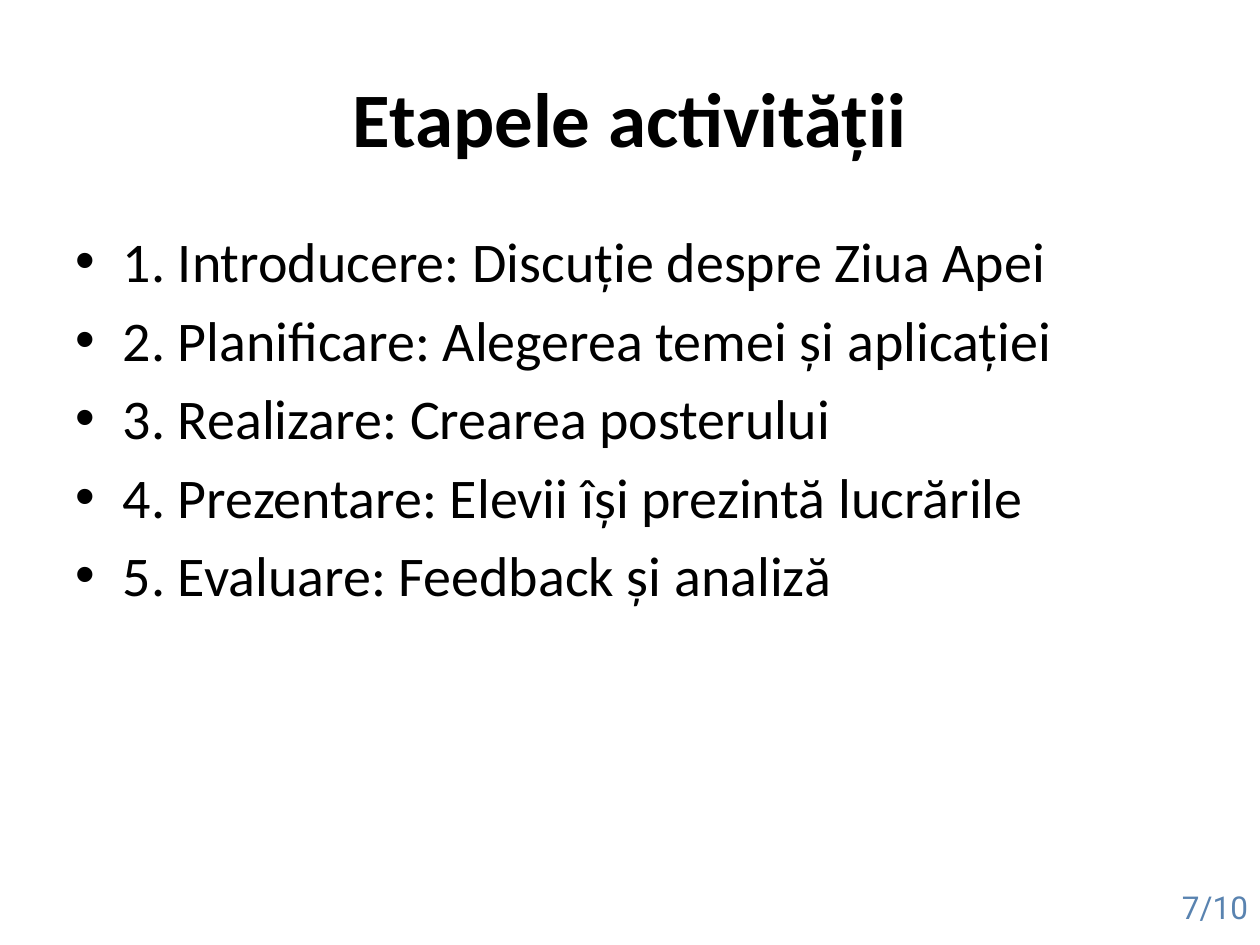
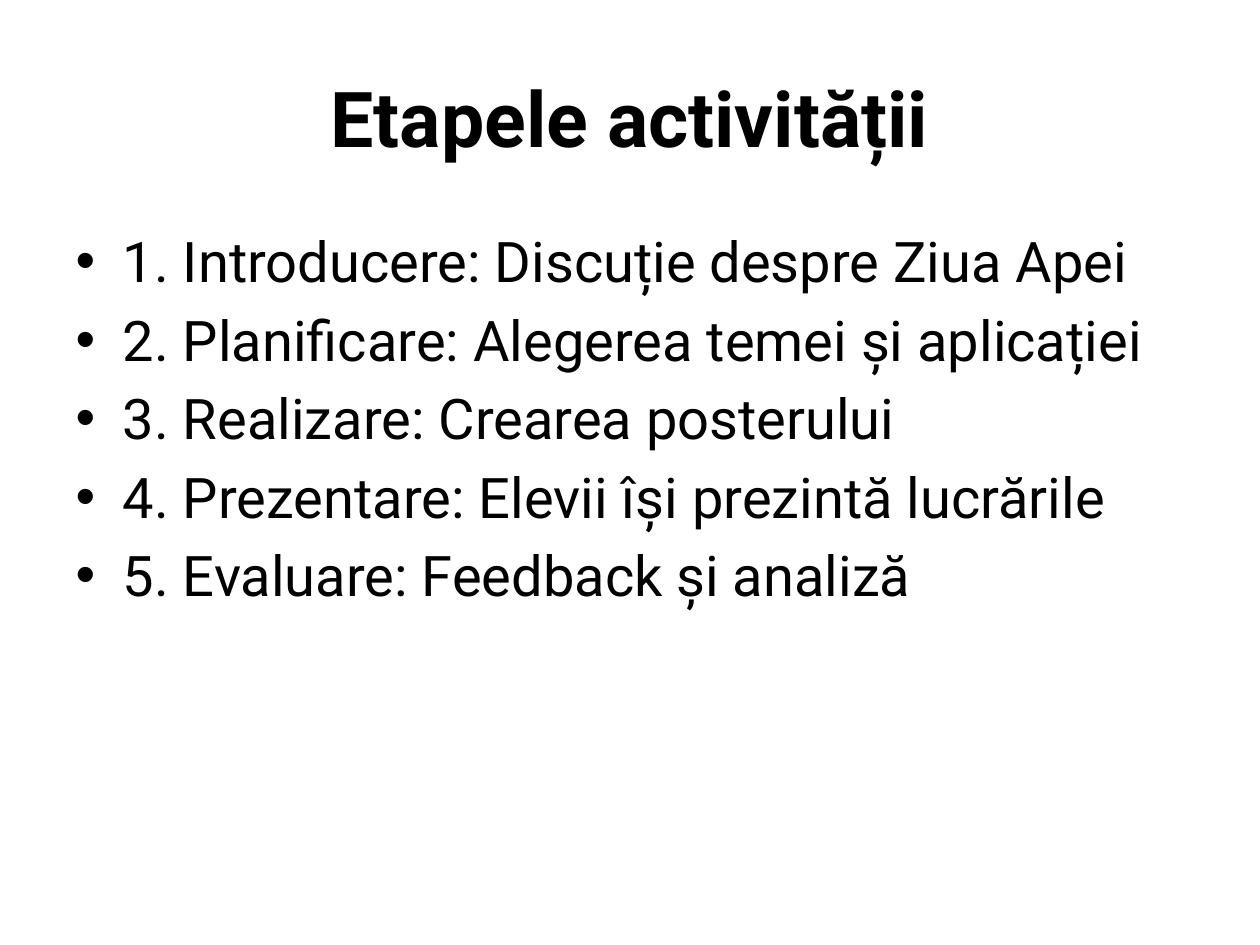
Before and after one commit to TheRealOne78/UNITBV-IESC-courses, a slide deck: slide 7 of 2nd_year/2nd_Semester/DPPD/Tema2.odp. Drawn at 1260x945 pixels with LibreOffice and Linux fonts; fonts in the diff are those of the drawing. Boxes give left, top, right and bottom in pixels: in the first picture for what was removed or moved away, otherwise in the second. Text is boxed around its words. In the diff, an @@ line names an element or a change of style, - is before the commit and + after.

```diff
--- a/2nd_year/2nd_Semester/DPPD/Tema2.odp
+++ b/2nd_year/2nd_Semester/DPPD/Tema2.odp
@@ title "Etapele activității" at (x1=331, y1=89, x2=928, y2=165): font Calibri to Roboto @@
@@ text "1. Introducere: Discuție despre Ziua ..." at (x1=123, y1=240, x2=1141, y2=610): font Calibri to Roboto @@
@@ page number removed at (x1=1182, y1=896, x2=1248, y2=921) @@
-7/10
```
Also in this commit, not shown: 9 other slides changed, 5 other files.
